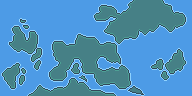
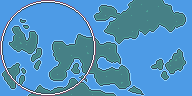
Before/after of a 192 × 96 layered artwork. What changed in the layer stack:
showed "Layer 1" over [0, 0, 96, 96]
painted on "Layer 3" over [0, 0, 180, 96]
removed layer "Layer 2" over [0, 0, 180, 96]
